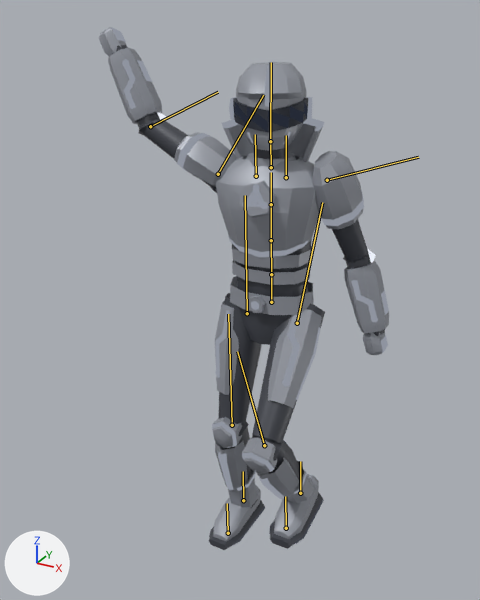
The glTF model examples/tracker-guide/models/robot.glb: old version first, new version second.
Both versions are drawn from a 50 mm lens placed at (0.0000906, -0.0001871, 0.9800918), pointed at (-0.0000087, -0.0000065, 0.9800016). Lighting does not change. The marker at lower left points along +X, +Y and +Z. The first picture is the older version. Both versions are drawn at frame 284 of the action 'Line up'; the numbers are the values there. The bones that change, and the others that lie on the model, are drawn over the model as lines.

In view in the first picture: 'body'.
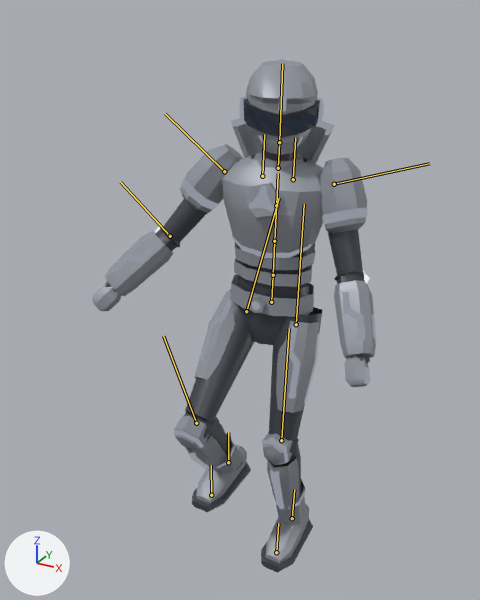
What changed in the scene script:
```text
Change bone_mixamorighips:
    where bone_mixamorighips = bpy.data.objects['robotArmature'].pose.bones['mixamorigHips']
    bone_mixamorighips.rotation_quaternion: (1.0, 0.0, 0.0, 0.013) -> (1.0, 0.0, 0.0, -0.015)  # degrees (0, 0, 2) -> degrees (0, 0, -2)
Change bone_mixamorighead:
    where bone_mixamorighead = bpy.data.objects['robotArmature'].pose.bones['mixamorigHead']  # child of 'mixamorigNeck'
    bone_mixamorighead.rotation_quaternion: (0.992, -0.014, 0.124, -0.002) -> (0.987, 0.016, 0.161, 0.003)  # degrees (-2, 14, 0) -> degrees (2, 19, 1)
Change bone_mixamorigleftarm:
    where bone_mixamorigleftarm = bpy.data.objects['robotArmature'].pose.bones['mixamorigLeftArm']  # child of 'mixamorigLeftShoulder'
    bone_mixamorigleftarm.rotation_quaternion: (0.804, 0.108, 0.078, -0.58) -> (0.802, -0.12, -0.086, -0.579)  # degrees (5, 14, -71) -> degrees (-6, -16, -71)
Change bone_mixamorigrightarm:
    where bone_mixamorigrightarm = bpy.data.objects['robotArmature'].pose.bones['mixamorigRightArm']  # child of 'mixamorigRightShoulder'
    bone_mixamorigrightarm.rotation_quaternion: (0.961, -0.097, -0.026, -0.256) -> (0.879, -0.132, 0.068, 0.453)  # degrees (-10, -6, -29) -> degrees (-10, 14, 53)
Change bone_mixamorigrightforearm:
    where bone_mixamorigrightforearm = bpy.data.objects['robotArmature'].pose.bones['mixamorigRightForeArm']  # child of 'mixamorigRightArm'
    bone_mixamorigrightforearm.rotation_quaternion: (0.955, -0.009, 0.029, -0.294) -> (0.989, -0.002, 0.15, -0.016)  # degrees (-2, 3, -34) -> degrees (-1, 17, -2)
Change bone_mixamorigleftupleg:
    where bone_mixamorigleftupleg = bpy.data.objects['robotArmature'].pose.bones['mixamorigLeftUpLeg']  # child of 'mixamorigHips'
    bone_mixamorigleftupleg.rotation_quaternion: (0.969, -0.248, 0.0, 0.0) -> (1.0, 0.0, 0.0, 0.0)  # degrees (-29, 0, 0) -> degrees (0, 0, 0)
Change bone_mixamorigleftleg:
    where bone_mixamorigleftleg = bpy.data.objects['robotArmature'].pose.bones['mixamorigLeftLeg']  # child of 'mixamorigLeftUpLeg'
    bone_mixamorigleftleg.rotation_quaternion: (0.907, 0.42, 0.0, 0.0) -> (1.0, 0.0, 0.0, 0.0)  # degrees (50, 0, 0) -> degrees (0, 0, 0)
Change bone_mixamorigleftfoot:
    where bone_mixamorigleftfoot = bpy.data.objects['robotArmature'].pose.bones['mixamorigLeftFoot']  # child of 'mixamorigLeftLeg'
    bone_mixamorigleftfoot.rotation_quaternion: (0.986, -0.166, 0.0, 0.0) -> (1.0, 0.0, 0.0, 0.0)  # degrees (-19, 0, 0) -> degrees (0, 0, 0)
Change bone_mixamorigrightupleg:
    where bone_mixamorigrightupleg = bpy.data.objects['robotArmature'].pose.bones['mixamorigRightUpLeg']  # child of 'mixamorigHips'
    bone_mixamorigrightupleg.rotation_quaternion: (1.0, 0.0, 0.0, 0.0) -> (0.961, -0.274, 0.0, 0.0)  # degrees (0, 0, 0) -> degrees (-32, 0, 0)
Change bone_mixamorigrightleg:
    where bone_mixamorigrightleg = bpy.data.objects['robotArmature'].pose.bones['mixamorigRightLeg']  # child of 'mixamorigRightUpLeg'
    bone_mixamorigrightleg.rotation_quaternion: (1.0, 0.0, 0.0, 0.0) -> (0.886, 0.463, 0.0, 0.0)  # degrees (0, 0, 0) -> degrees (55, 0, 0)
Change bone_mixamorigrightfoot:
    where bone_mixamorigrightfoot = bpy.data.objects['robotArmature'].pose.bones['mixamorigRightFoot']  # child of 'mixamorigRightLeg'
    bone_mixamorigrightfoot.rotation_quaternion: (1.0, 0.0, 0.0, 0.0) -> (0.983, -0.184, 0.0, 0.0)  # degrees (0, 0, 0) -> degrees (-21, 0, 0)
```

Location of each change, (x1, y1, x2, y2) in pixels of the pictures (480 x 600 px):
'body', posed: before (99, 27, 389, 550); after (92, 59, 376, 573)
bone 'mixamorigHips', root to tip: before (271, 302) to (271, 274); after (271, 302) to (273, 275)
bone 'mixamorigHead', root to tip: before (270, 141) to (271, 62); after (279, 142) to (282, 63)
bone 'mixamorigLeftArm', root to tip: before (327, 180) to (418, 157); after (334, 184) to (429, 163)
bone 'mixamorigRightArm', root to tip: before (218, 174) to (263, 95); after (224, 171) to (165, 113)
bone 'mixamorigRightForeArm', root to tip: before (150, 126) to (218, 92); after (170, 236) to (120, 182)
bone 'mixamorigLeftUpLeg', root to tip: before (297, 323) to (322, 202); after (296, 324) to (304, 204)
bone 'mixamorigLeftLeg', root to tip: before (264, 445) to (237, 351); after (281, 440) to (289, 328)
bone 'mixamorigLeftFoot', root to tip: before (300, 493) to (300, 461); after (292, 518) to (294, 489)
bone 'mixamorigRightUpLeg', root to tip: before (247, 313) to (245, 195); after (246, 311) to (279, 198)
bone 'mixamorigRightLeg', root to tip: before (232, 425) to (228, 314); after (196, 423) to (163, 336)
bone 'mixamorigRightFoot', root to tip: before (243, 500) to (243, 471); after (228, 462) to (228, 432)
